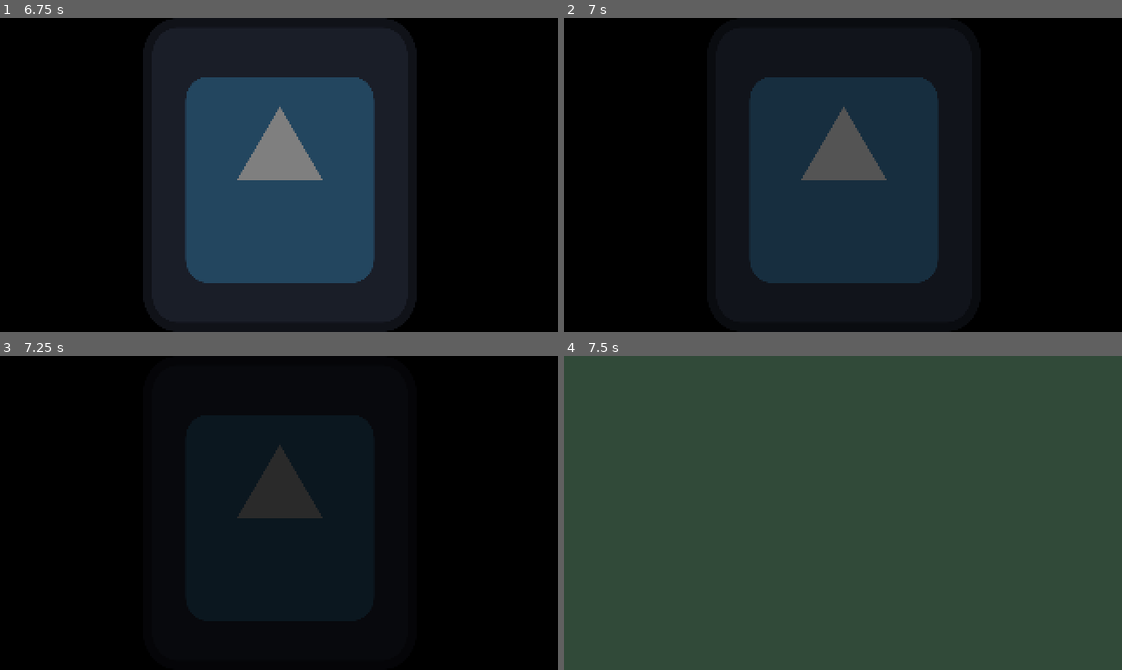
Above: before the commit, frames 1-4 (two rows, left to right).
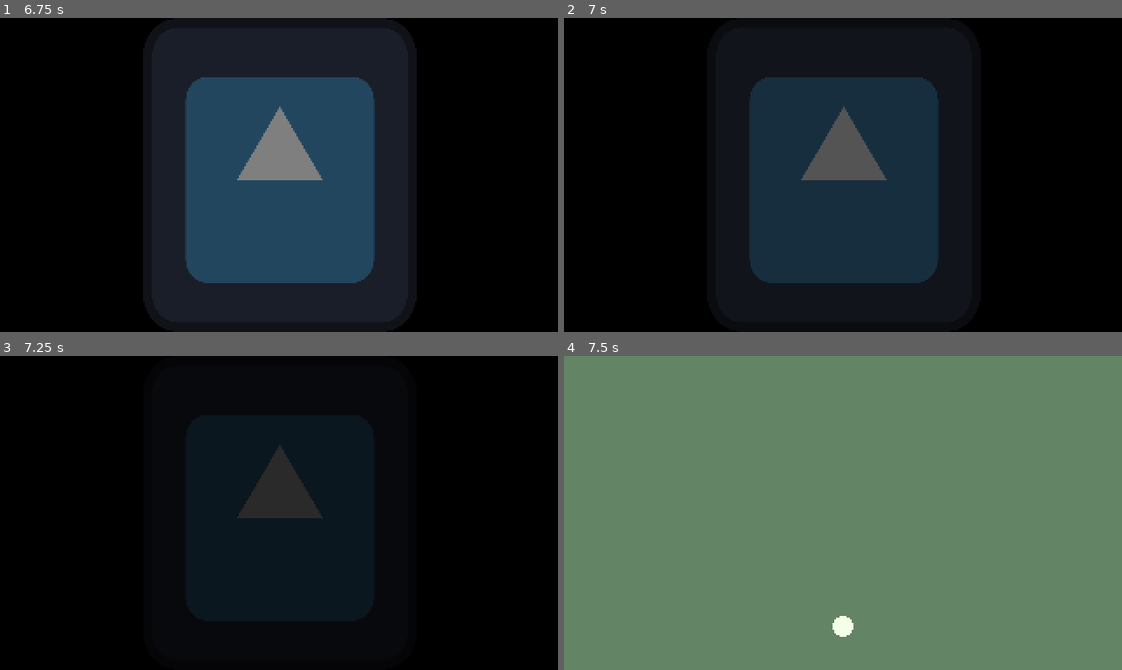
Above: after the commit, the same moments.

Repository: MTareqAzim/root-for-you
Game: Godot game, scene res://scenes/main_scenes/main_game.tscn
Two runs of this game, one before a commit and one after it. Both use one fixed random seed, a clock stepped at 60 frames per second and the inputs below. The engine's default icon, where the game draws it, is replaced by a stand-in: a white triangle on a blue panel in a dark square.
Inputs:
- Up to frame 1 (6.75 s): tap Enter at 0.5, 4.25, 5.75 s; tap Space at 3.5, 5 s
- Up to frame 2 (7 s): no input
- Up to frame 3 (7.25 s): no input
- Up to frame 4 (7.5 s): no input

Frames 1-3 are identical in both runs. In frame 4, 100% of the frame differs, in the area x 0-100%, y 0-100%.

Commit message:
Made placeholder game scene.

Diff:
--- /dev/null
+++ b/scenes/game_scene.tscn
@@ -0,0 +1,21 @@
+[gd_scene load_steps=3 format=2]
+
+[ext_resource path="res://scripts/game_scene.gd" type="Script" id=1]
+[ext_resource path="res://scenes/beat_keeper.tscn" type="PackedScene" id=2]
+
+[node name="GameScene" type="Control"]
+anchor_right = 1.0
+anchor_bottom = 1.0
+script = ExtResource( 1 )
+
+[node name="ColorRect" type="ColorRect" parent="."]
+anchor_right = 1.0
+anchor_bottom = 1.0
+color = Color( 0.396078, 0.517647, 0.403922, 1 )
+
+[node name="BeatKeeper" parent="." instance=ExtResource( 2 )]
+
+[node name="Timer" type="Timer" parent="."]
+one_shot = true
+
+[connection signal="timeout" from="Timer" to="." method="_on_Timer_timeout"]
--- a/scenes/splash_scenes/godot_splash.tscn
+++ b/scenes/splash_scenes/godot_splash.tscn
@@ -7,7 +7,7 @@
 anchor_right = 1.0
 anchor_bottom = 1.0
 script = ExtResource( 2 )
-scene_to_preload = "res://scenes/menu_scenes/main_menu.tscn"
+scene_to_preload = "res://scenes/game_scene.tscn"
 
 [node name="ColorRect" type="ColorRect" parent="."]
 anchor_right = 1.0
--- /dev/null
+++ b/scripts/game_scene.gd
@@ -0,0 +1,13 @@
+extends Control
+
+onready var beat_keeper = $BeatKeeper
+onready var timer : Timer = $Timer
+
+
+func _ready():
+	beat_keeper.enabled = false
+	timer.start(3)
+
+
+func _on_Timer_timeout():
+	beat_keeper.enabled = true
